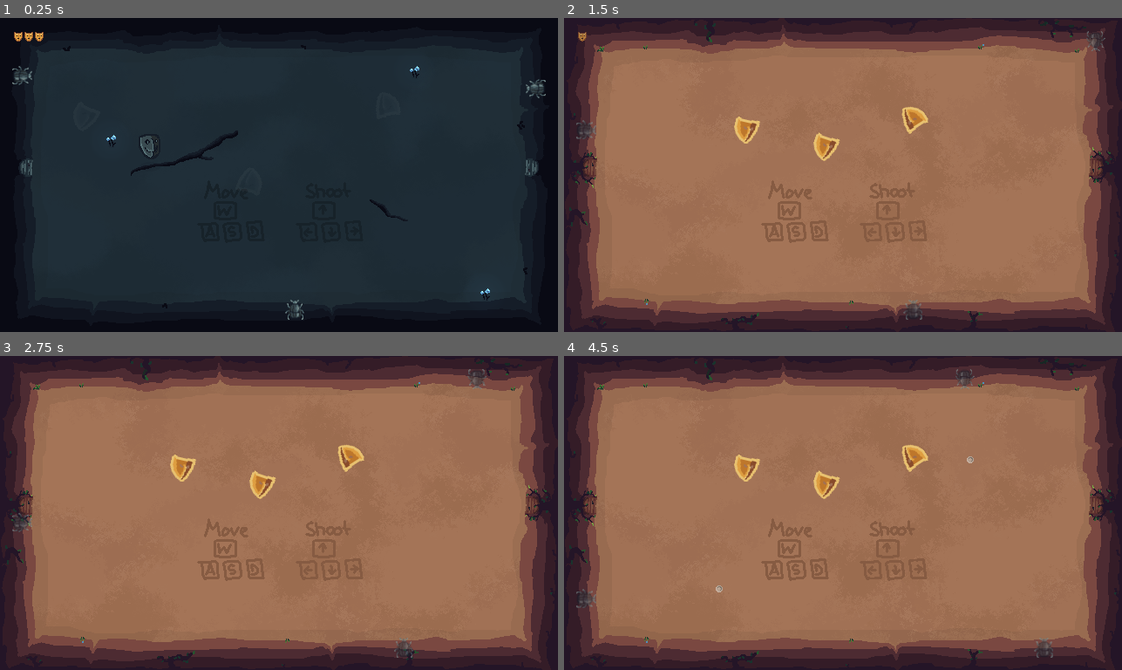
Above: before the commit, frames 1-4 (two rows, left to right).
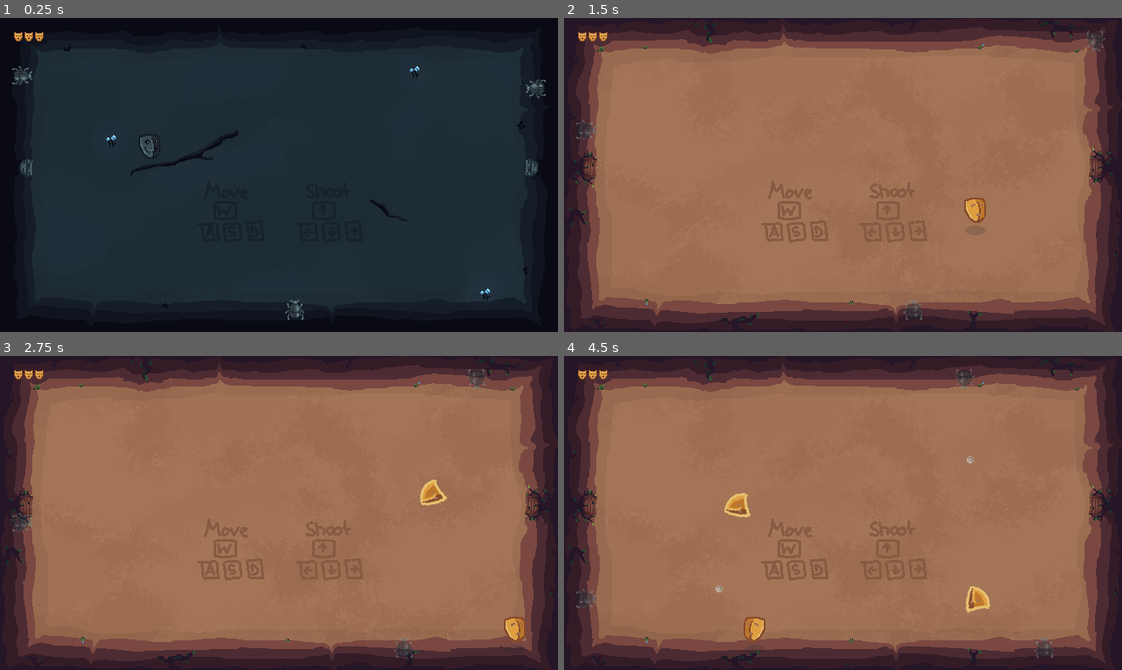
Above: after the commit, the same moments.

Repository: MarcelBlasius/Global-Game-Jam-2026
Game: Godot game, scene res://scenes/main_scene.tscn
Same seed, same stepped clock (60 frames per second), same inputs: the game is played once before the commit and once after it.
Inputs (mouse positions are in pixels of both pictures, inside the frame that each line leads up to):
- Up to frame 1 (0.25 s): no input
- Up to frame 2 (1.5 s): tap Enter at 0.5 s; move the mouse to (965, 159) at 0.52 s; hold D (right) 0.53-1.28 s; tap Shift at 0.6 s; click (965, 159) at 0.67 s; move the mouse to (731, 190) at 1.27 s; hold S (down) from 1.28 s (still down); tap Ctrl at 1.35 s
- Up to frame 3 (2.75 s): move the mouse to (334, 443) at 2.02 s; release S (down) at 2.03 s; hold D (right) from 2.03 s (still down); tap Shift at 2.1 s
- Up to frame 4 (4.5 s): move the mouse to (815, 575) at 2.77 s; release D (right) at 2.78 s; hold Up (shoot up) 2.78-3.53 s; tap Ctrl at 2.85, 4.35 s; click (815, 575) at 2.92 s; move the mouse to (1010, 560) at 3.52 s; hold A (left) from 3.53 s (still down); tap Shift at 3.6 s; move the mouse to (675, 465) at 4.27 s

The runs differ from the first frame. In frame 2, 1.1% of the frame differs, in the area x 2-76%, y 4-66%; in frame 3, 1.3%; in frame 4, 1.6%, in the area x 2-77%, y 4-91%.

Commit message:
more of game loop

Diff:
--- a/spectra/scenes/main_scene.tscn
+++ b/spectra/scenes/main_scene.tscn
@@ -15,6 +15,10 @@
 _limits = [0.0, 2.0, 0.0, 1.0]
 _data = [Vector2(0, 0), 0.0, 0.0, 0, 0, Vector2(0.15, 2), -0.07822139, -0.07822139, 0, 0, Vector2(0.3, 0.691), 0.0, 0.0 …(325 unchanged characters)…
 point_count = 10
+
+[sub_resource type="Curve" id="Curve_e1cbu"]
+_data = [Vector2(0, 0), 0.0, 0.0, 0, 0, Vector2(1, 1), 0.0, 0.0, 0, 0]
+point_count = 2
 
 [sub_resource type="ViewportTexture" id="ViewportTexture_aeg00"]
 viewport_path = NodePath("Subview1")
@@ -36,6 +40,7 @@
 visibility_layer = 3
 script = ExtResource("1_ti0ar")
 spawn_curve = SubResource("Curve_6wevv")
+finish_curve = SubResource("Curve_e1cbu")
 
 [node name="Camera2D" type="Camera2D" parent="." unique_id=941733479]
 offset = Vector2(320, 180)
--- a/spectra/scripts/arrow_trap.gd
+++ b/spectra/scripts/arrow_trap.gd
@@ -6,7 +6,6 @@
 @export var fire_rate: float = 0.5 # seconds
 @onready var shoot_timer = $ShootTimer
 @onready var rotaiton_cooldown = $RotationCooldown
-@onready var sprite = $Sprite2D
 
 var direction: Vector2
 
--- a/spectra/scripts/enemy.gd
+++ b/spectra/scripts/enemy.gd
@@ -39,8 +39,10 @@
 	view2.add_child(spriteParent2)
 	spriteParent2.global_transform = old_global2
 
-func _process(delta: float) -> void:
+func _process(_delta: float) -> void:
 	#await get_tree().physics_frame
+	if (spriteParent1 == null || spriteParent2 == null):
+		return
 	spriteParent1.global_transform = global_transform
 	spriteParent2.global_transform = global_transform
 
--- a/spectra/scripts/get_world.gd
+++ b/spectra/scripts/get_world.gd
@@ -11,7 +11,7 @@
 	await RenderingServer.frame_post_draw
 	image = tex.get_image()
 
-func _process(delta: float) -> void:
+func _process(_delta: float) -> void:
 	get_world(Vector2(0, 0))
 
 func get_world(inputCoord: Vector2) -> int:
--- a/spectra/scripts/manager.gd
+++ b/spectra/scripts/manager.gd
@@ -49,14 +49,15 @@
 	return pos
 
 
-func spawn_enemy(enemyScene : PackedScene):
+func spawn_enemy(enemyScene : PackedScene, time: float = 0):
+	await get_tree().create_timer(time).timeout
 	if !spawn_enemies:
 		return
 	var enemy = enemyScene.instantiate()
 
 	var pos := get_random_pos()
 
-	while (pos.distance_to(player.global_position) < 50):
+	while (pos.distance_to(player.global_position) < 200):
 		pos = get_random_pos()
 
 	enemy.global_position = pos
@@ -67,41 +68,86 @@
 
 func level_one():
 	alpha.set_world(current_world)
+	var time = 2.0
 	for i in range(3):
-		spawn_enemy(enemy_standard_1)
+		spawn_enemy(enemy_standard_1, time)
+		time += 2
 
-	spawn_portal_routine(8)
+	var pos = get_random_pos(150)
+	spawn_portal_routine(pos, 8)
 
 @export var spawn_curve: Curve
+@export var finish_curve: Curve
 
-func spawn_portal_routine(time: float):
+func spawn_portal_routine(pos : Vector2, time: float = 0):
 	await get_tree().create_timer(time).timeout
 	#var timer = Timer.new()#
-	var pos = get_random_pos(150)
+
 	var maskPos := Alpha.MaskPos.new()
 	maskPos.pos = pos
 	maskPos.radius = 0
 	maskPos.worldBit = 0
 	alpha.posList.append(maskPos)
-	animate_portal_spawn_routine(maskPos, 50)
+	animate_portal_spawn_routine(maskPos, 50, spawn_curve)
 
-func animate_portal_spawn_routine(mask : Alpha.MaskPos, radius: float):
+func spawn_end_portal_routine(pos : Vector2, time: float = 0):
+	await get_tree().create_timer(time).timeout
+	#var timer = Timer.new()#
+
+	var maskPos := Alpha.MaskPos.new()
+	maskPos.pos = pos
+	maskPos.radius = 0
+	maskPos.worldBit = 1
+	alpha.posList.append(maskPos)
+	animate_portal_spawn_routine(maskPos, 640, finish_curve)
+
+
+
+func animate_portal_spawn_routine(mask : Alpha.MaskPos, radius: float, curve: Curve):
 	var current_mills = Time.get_ticks_msec()
 	var animLength = 7.0 * 1000
 	while (Time.get_ticks_msec() - current_mills < animLength):
 		var t = (Time.get_ticks_msec() - current_mills) / (animLength)
-		var y = spawn_curve.sample(t)
+		var y = curve.sample(t)
 		mask.radius = radius * y
 		await get_tree().process_frame
 	mask.radius = radius
 
+var portal_lifetime : float = 4
+
+func animate_portal_despawn_routine(mask : Alpha.MaskPos, radius: float, curve: Curve):
+	await get_tree().create_timer(portal_lifetime).timeout
+	var current_mills = Time.get_ticks_msec()
+	var animLength = 7.0 * 1000
+	while (Time.get_ticks_msec() - current_mills < animLength):
+		var t = (Time.get_ticks_msec() - current_mills) / (animLength)
+		var y = curve.sample(1 - t)
+		mask.radius = radius * y
+		await get_tree().process_frame
+	mask.radius = 0
+	alpha.posList.erase(mask)
+	current_maskPos_to_delete = null
+
+var current_maskPos_to_delete : Alpha.MaskPos
+
+func check_portal_despawn():
+	if (current_maskPos_to_delete != null):
+		return
+	if (alpha.posList.size() > 2):
+		current_maskPos_to_delete = alpha.posList.get(0)
+		animate_portal_despawn_routine(current_maskPos_to_delete, 50, finish_curve)
 
 func remove_enemy(enemy: Node):
 	enemies.erase(enemy)
 	if (enemies.size() == 0):
+
 		end_round()
+		spawn_end_portal_routine(enemy.global_position)
+		return
+	spawn_portal_routine(enemy.global_position)
 
 func _process(_delta: float):
+	check_portal_despawn()
 	#print_debug(await $AlphaContainer/AlphaView.get_world(get_viewport().get_mouse_position()))
 	pass
 	#if (vp_alpha):
